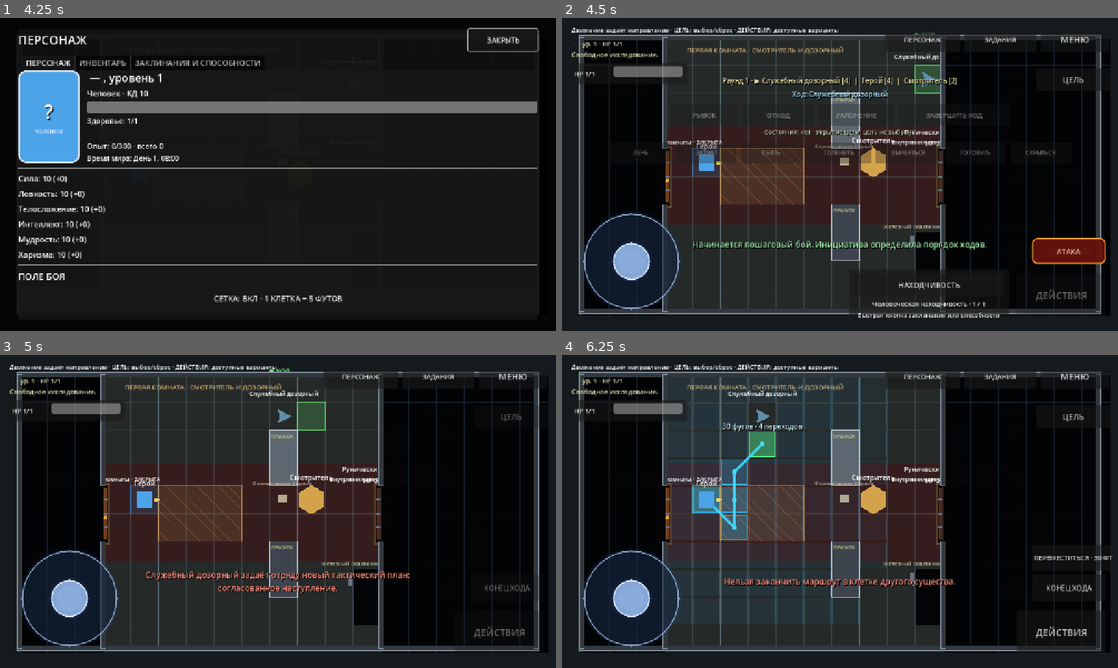
Above: before the commit, frames 1-4 (two rows, left to right).
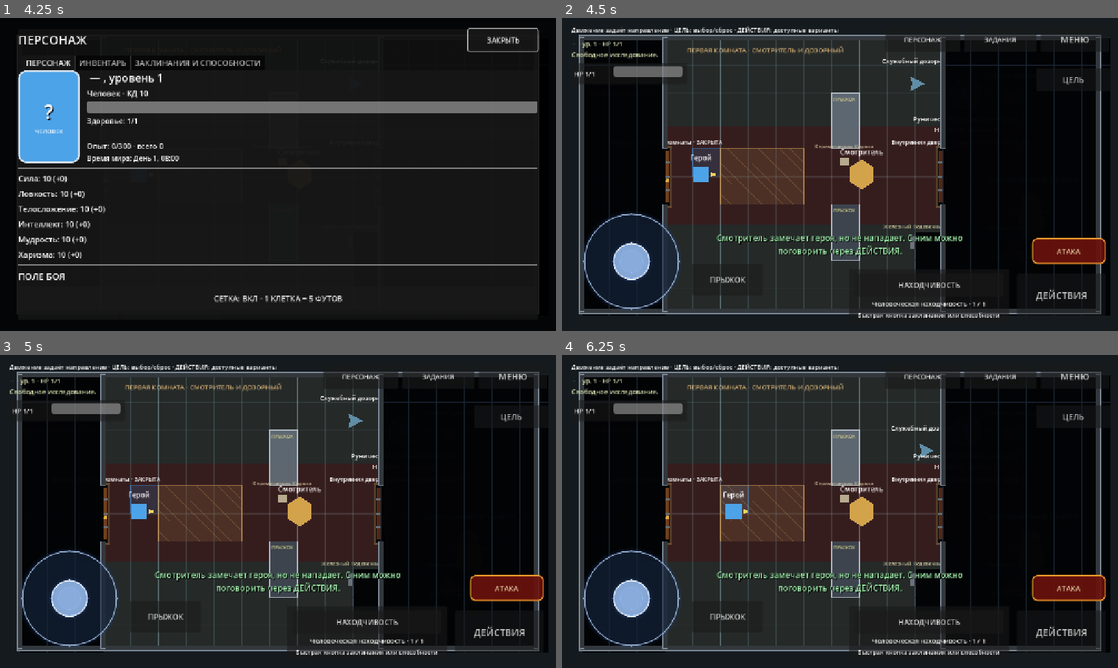
Above: after the commit, the same moments.

Repository: eretenkodaniil16-rgb/rpg-project
Game: Godot game, scene res://scenes/game/game.tscn
Two runs of this game, one before a commit and one after it. Both use one fixed random seed, a clock stepped at 60 frames per second and the inputs below. This scene is started directly instead of the project's main scene.
Inputs (mouse positions are in pixels of both pictures, inside the frame that each line leads up to):
- Up to frame 1 (4.25 s): click "ДЕЙСТВИЯ" at 0.5 s; click "МЕНЮ" at 1.25 s; click "ПРОДОЛЖИТЬ" at 2 s; click "ПРЫЖОК" at 2.75 s; click "ПЕРСОНАЖ" at 3.5 s
- Up to frame 2 (4.5 s): click "ЗАКРЫТЬ" at 4.25 s
- Up to frame 3 (5 s): no input
- Up to frame 4 (6.25 s): tap Enter (ui_accept) at 5, 5.27 s; move the mouse to (962, 495) at 5.02 s; hold Right (ui_right) 5.03-5.75 s; tap C at 5.1 s; click (962, 495) at 5.17 s; drag from (728, 527) to (762, 417) at 5.77 s

Frame 1 is identical in both runs. In frame 2, 5.8% of the frame differs, in the area x 12-97%, y 4-95%; in frame 3, 5.5%; in frame 4, 8.2%, in the area x 18-99%, y 7-96%.

Commit message:
fix: запускать инициативу после повторного обнаружения

Diff:
--- a/scripts/game/game_guard_post_player_feedback_runtime.gd
+++ b/scripts/game/game_guard_post_player_feedback_runtime.gd
@@ -24,6 +24,8 @@
 
 func _process(delta: float) -> void:
 	super._process(delta)
+	if not _turn_system.active:
+		_resume_combat_after_alerted_reacquisition()
 	if _turn_system.active and not is_player_combat_turn():
 		_close_action_catalog_immediately()
 
@@ -54,14 +56,29 @@
 		_apply_record_to_actor(actor, record)
 
 
-func _begin_combat_from_alert(actor: Node, record: Dictionary) -> void:
-	# Hide suspension deliberately disables real-time hostility. Reacquisition
-	# must restore the flag even for NPC implementations without the optional
-	# enter_combat_hostile() helper, otherwise alert reaches 100 but initiative
-	# cannot be started by the combat runtime.
-	if actor != null and is_instance_valid(actor):
+func _resume_combat_after_alerted_reacquisition() -> void:
+	# The inherited exploration runtime can raise suspicion to ALERTED while a
+	# previously suspended actor is still non-hostile. Complete that transition
+	# explicitly at the leaf runtime so reacquisition always starts initiative.
+	for actor: Node in _exploration_alert_actors():
+		if not is_instance_valid(actor) or not actor.has_method("get_actor_id"):
+			continue
+		var actor_id: String = str(actor.call("get_actor_id"))
+		var record: Dictionary = _record_for_actor(actor_id)
+		if str(record.get("state", "")) != StealthAlertSystem.STATE_ALERTED:
+			continue
+		var profile: Dictionary = _stealth_alerts.get_profile(actor_id)
+		if profile.is_empty() or not _exploration_actor_can_see_player(actor, profile):
+			continue
 		actor.set("hostile", true)
-	super._begin_combat_from_alert(actor, record)
+		_break_exploration_hidden()
+		record["state"] = StealthAlertSystem.STATE_COMBAT
+		record["suspicion"] = StealthAlertSystem.SUSPICION_ALERTED
+		_alert_records[actor_id] = record
+		_persist_alert_record(actor_id, true)
+		show_combat_message("%s обнаружил героя и поднимает тревогу." % _target_name(actor), false)
+		_start_turn_based_combat(actor)
+		return
 
 
 func _advance_combat_turn() -> void:
